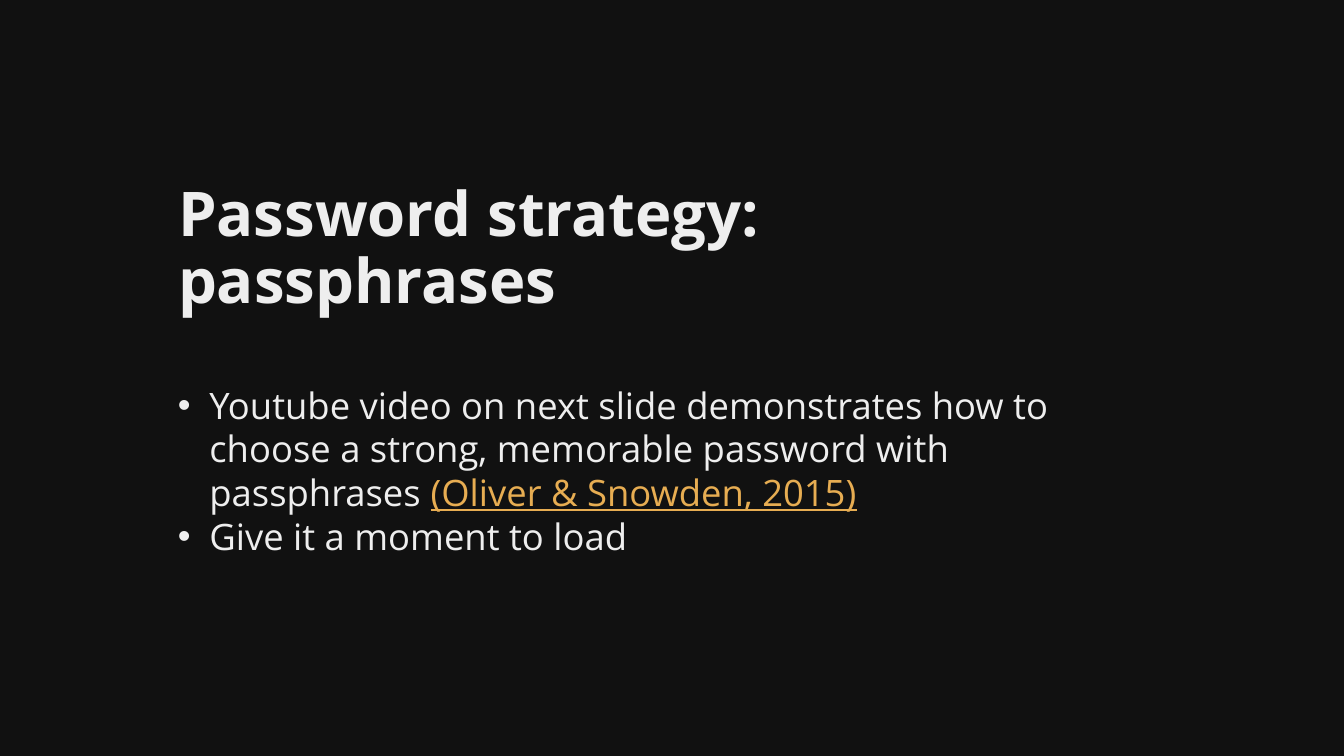
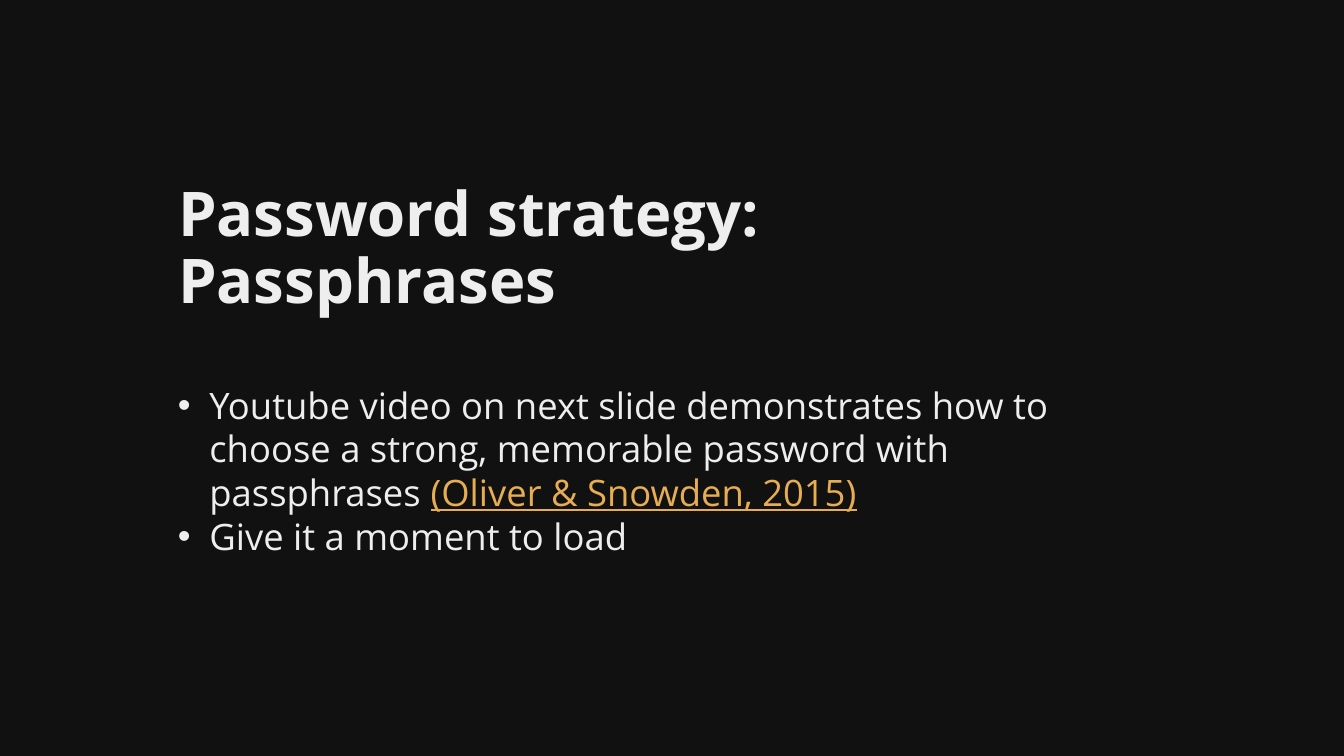
Before and after one commit to martymcflywa/ecu, a slide deck: slide 49 of year_1/sem_2/CSI1101_computer_security/0b_assignment_2_[22MAY15_0900]/dev/CSI1101_PONCE_A2_v01.pptx. Drawn at 1344x756 pixels with LibreOffice and Linux fonts; fonts in the diff are those of the drawing. Boxes give left, top, right and bottom in pixels: in the first picture for what was removed or moved away, otherwise in the second. Text is boxed around its words. In the diff, an @@ line names an element or a change of style, - is before the commit and + after.

Commit message:
CSI1101 A2: finished passwords, user privileges

```diff
--- a/year_1/sem_2/CSI1101_computer_security/0b_assignment_2_[22MAY15_0900]/dev/CSI1101_PONCE_A2_v01.pptx
+++ b/year_1/sem_2/CSI1101_computer_security/0b_assignment_2_[22MAY15_0900]/dev/CSI1101_PONCE_A2_v01.pptx
@@ title at (178,189,760,318): text changed @@
-Password strategy:
-passphrases
+Password strategy:
+Passphrases
```
Also in this commit, not shown: 1 other file.
